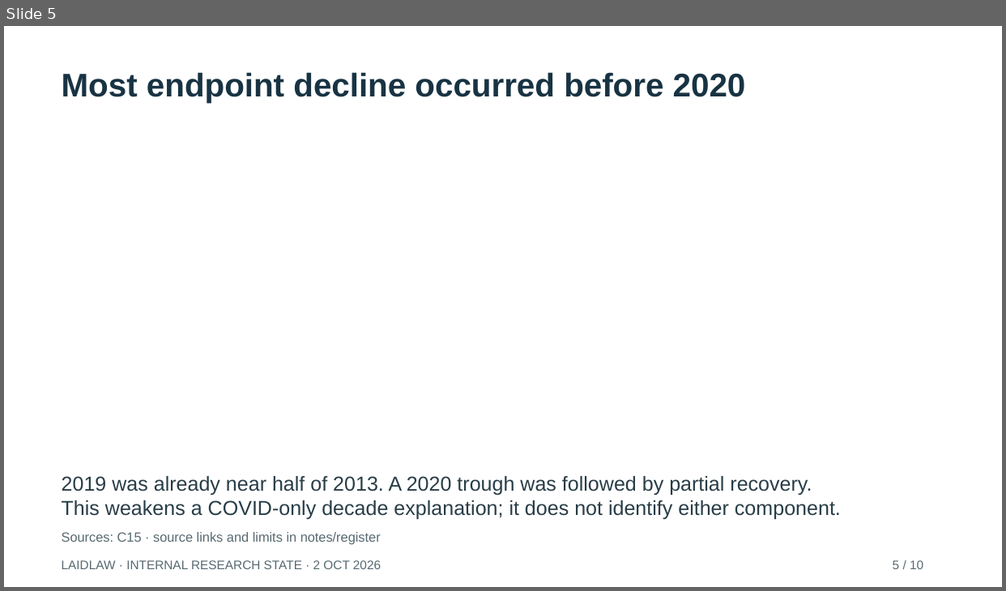
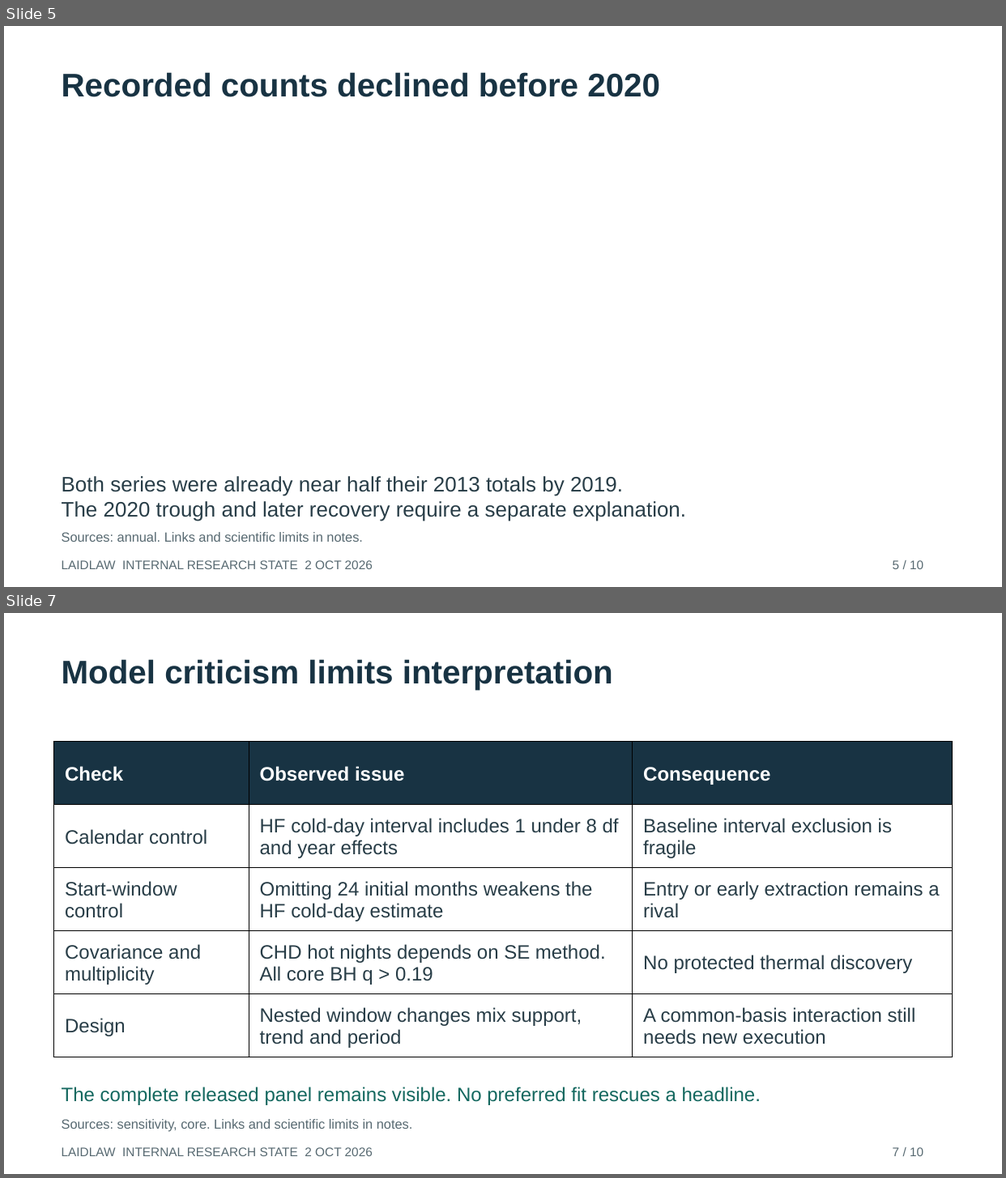
Before and after one commit to bobshenruililin/Laidlaw-Heat-Project, a slide deck: reports/auto_research/2026-10-02/Research_State_Briefing.pptx. Shown one above the other, each under a label of ours: slide 5 before the commit, slides 5 and 7 after it; the slides between them are not shown. The pictures are 1006x591 and 1006x1178 pixels, drawn with LibreOffice and Linux fonts; fonts in the diff are those of the drawing. Boxes give left, top, right and bottom in pixels: in the first picture for what was removed or moved away, otherwise in the second. Text is boxed around its words. In the diff, an @@ line names an element or a change of style, - is before the commit and + after.

```diff
--- a/reports/auto_research/2026-10-02/Research_State_Briefing.pptx
+++ b/reports/auto_research/2026-10-02/Research_State_Briefing.pptx
@@ slide 7 added at (4,613,1002,1174), background #FFFFFF @@
@@ text added at (62,659,613,690), 31.5 pt, text #183343, bold @@
+Model criticism limits interpretation
@@ table added at (54,742,952,1058), 5 rows, 3 columns @@
+Check | Observed issue | Consequence
+Calendar control | HF cold-day interval includes 1 under 8 df and year effects | Baseline interval exclusion is fragile
+Start-window control | Omitting 24 initial months weakens the HF cold-day estimate | Entry or early extraction remains a rival
+Covariance and multiplicity | CHD hot nights depends on SE method. All core BH q > 0.19 | No protected thermal discovery
+Design | Nested window changes mix support, trend and period | A common-basis interaction still needs new execution
@@ text added at (62,1087,761,1105), 18.8 pt, text #14685F @@
+The complete released panel remains visible. No preferred fit rescues a headline.
@@ text added at (62,1119,413,1132), 12.8 pt, text #576971 @@
+Sources: sensitivity, core. Links and scientific limits in notes.
@@ text added at (62,1148,373,1157), 12 pt, text #576971 @@
+LAIDLAW INTERNAL RESEARCH STATE 2 OCT 2026
@@ text added at (893,1148,923,1157), 12 pt, text #576971 @@
+7 / 10
@@ slide 5 changed as well @@
@@ text at (62,72,660,97): text changed @@
-Most endpoint decline occurred before 2020
+Recorded counts declined before 2020
@@ text at (62,476,686,522): text changed; size 19.5 to 20.2 pt @@
-2019 was already near half of 2013. A 2020 trough was followed by partial recovery.
-This weakens a COVID-only decade explanation; it does not identify either component.
+Both series were already near half their 2013 totals by 2019.
+The 2020 trough and later recovery require a separate explanation.
@@ text at (62,532,363,542): text changed @@
-Sources: C15 · source links and limits in notes/register
+Sources: annual. Links and scientific limits in notes.
@@ text at (62,561,373,570): text changed @@
-LAIDLAW · INTERNAL RESEARCH STATE · 2 OCT 2026
+LAIDLAW INTERNAL RESEARCH STATE 2 OCT 2026
```
Also in this commit, not shown: 3 other slides changed, 5 other slides added, 6 slides removed, 49 other files.
